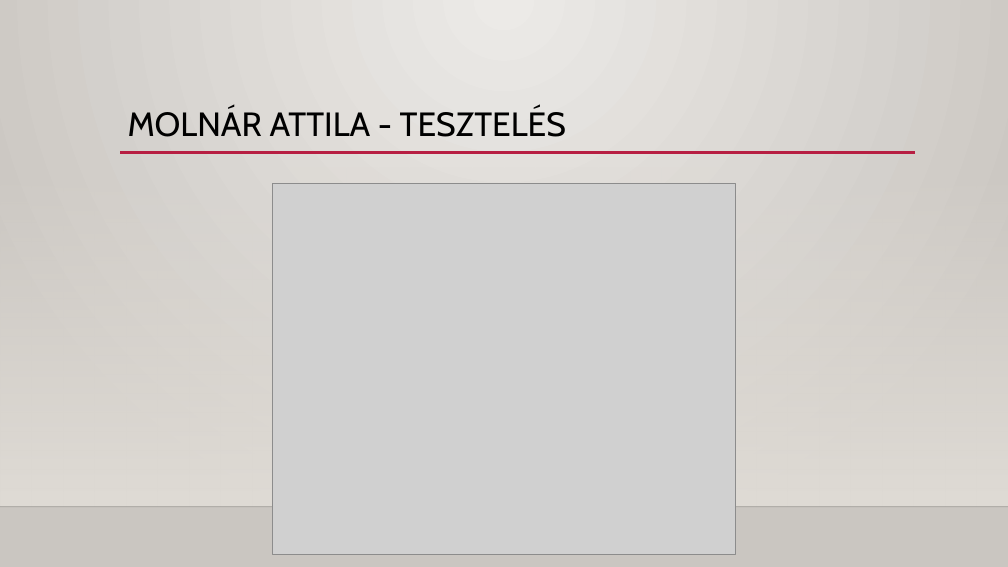
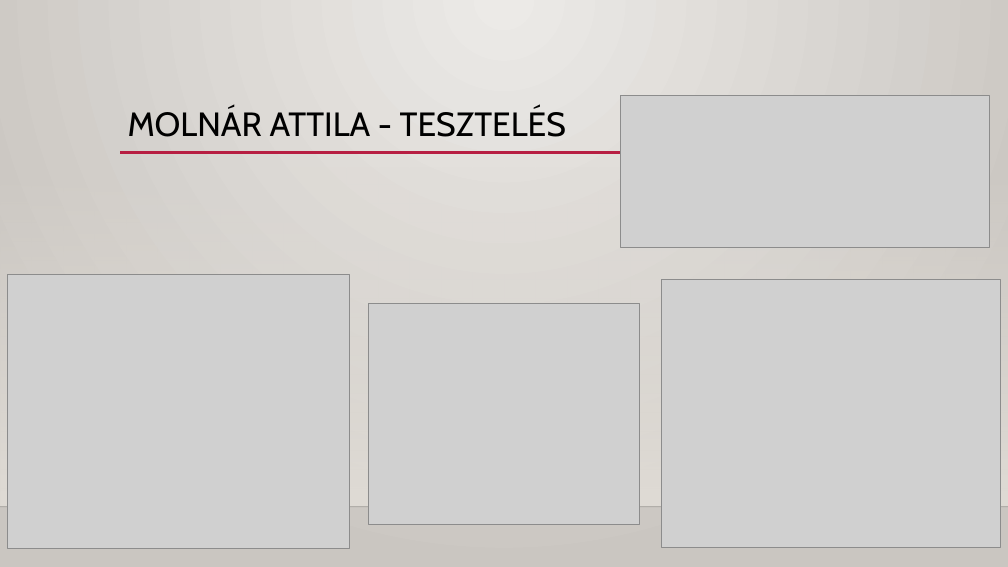
Before and after one commit to Dlevy004/kanban-webapp, a slide deck: slide 43 of Kanban webapp - Buborék együttes.pptx (slide 40 before the commit). Drawn at 1008x567 pixels with LibreOffice and Linux fonts; fonts in the diff are those of the drawing; grey boxes stand for pictures; background and template pictures are left out. Boxes give left, top, right and bottom in pixels: in the first picture for what was removed or moved away, otherwise in the second. Text is boxed around its words. In the diff, an @@ line names an element or a change of style, - is before the commit and + after.

```diff
--- a/Kanban webapp - Buborék együttes.pptx
+++ b/Kanban webapp - Buborék együttes.pptx
@@ picture added at (x1=621, y1=95, x2=990, y2=247) @@
@@ picture resized from (x1=273, y1=184, x2=736, y2=555) to (x1=8, y1=274, x2=349, y2=548) @@
@@ picture added at (x1=662, y1=280, x2=1000, y2=548) @@
@@ picture added at (x1=369, y1=303, x2=640, y2=524) @@
```
Also in this commit, not shown: 2 other slides changed, 3 slides added.
